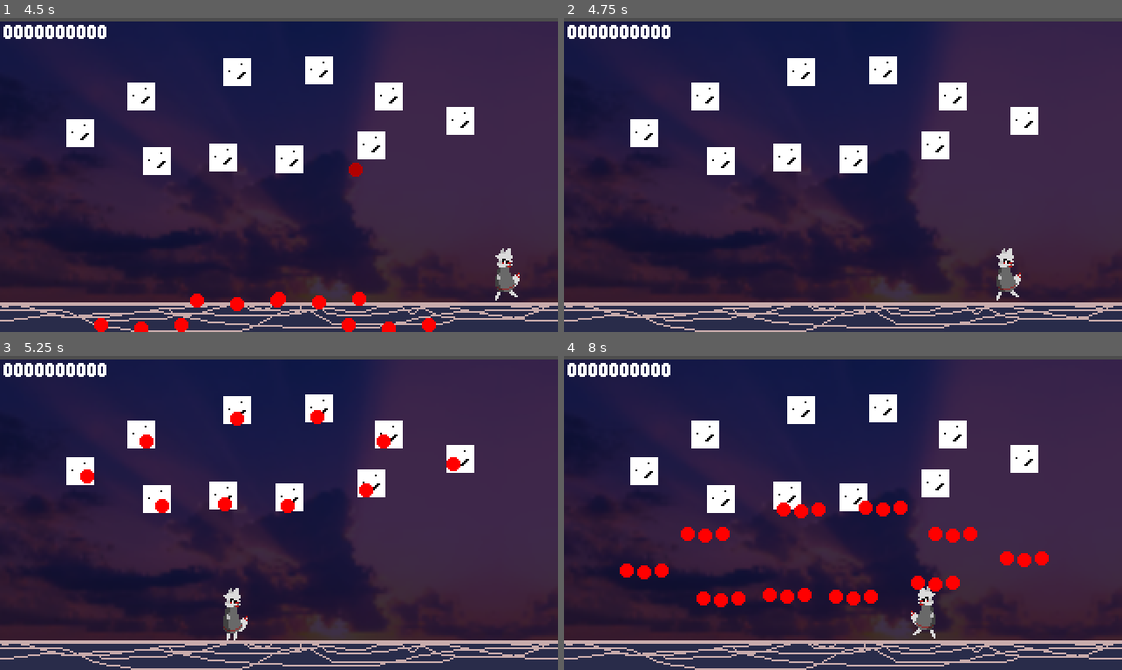
Above: before the commit, frames 1-4 (two rows, left to right).
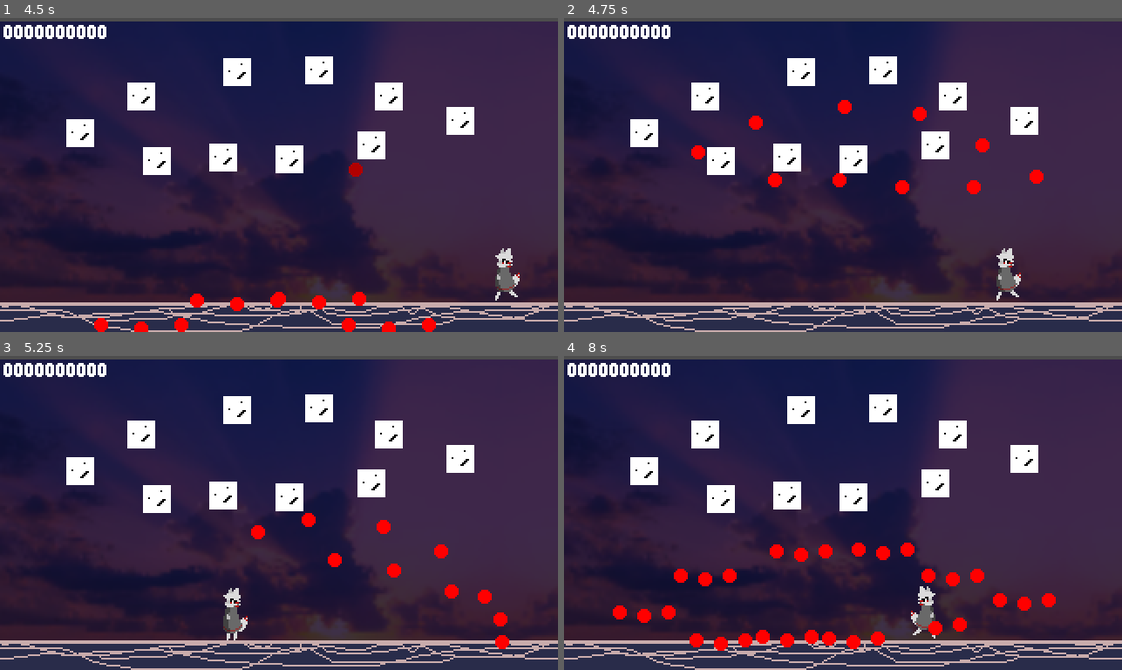
Above: after the commit, the same moments.

Repository: RaineXael/BulletLane
Game: Godot game, scene res://master_scene.tscn
Two runs of this game, one before a commit and one after it. Both use one fixed random seed, a clock stepped at 60 frames per second and the inputs below.
Inputs (mouse positions are in pixels of both pictures, inside the frame that each line leads up to):
- Up to frame 1 (4.5 s): move the mouse to (401, 159) at 0.52 s; hold Right mouse button (dodge) 0.53-1.28 s; hold D (right) 0.53-2.03 s; move the mouse to (167, 190) at 1.27 s; click (167, 190) at 1.35 s; move the mouse to (334, 105) at 2.02 s; hold A (left) 2.03-2.78 s; hold Shift (focus) 2.03-2.78 s; move the mouse to (251, 237) at 2.77 s; hold D (right) 2.78-4.28 s; right-click (251, 237) at 2.85 s; move the mouse to (446, 222) at 3.52 s; press the mouse at (446, 222) at 3.53 s; move the mouse to (111, 127) at 4.27 s; release the mouse at (111, 127) at 4.28 s; hold A (left) from 4.28 s (still down); tap Shift (focus) at 4.35 s
- Up to frame 2 (4.75 s): keep holding A (left)
- Up to frame 3 (5.25 s): move the mouse to (306, 513) at 5.02 s; release A (left) at 5.03 s; hold D (right) from 5.03 s (still down); hold Right mouse button (dodge) from 5.03 s (still down)
- Up to frame 4 (8 s): move the mouse to (759, 434) at 5.77 s; release D (right) at 5.78 s; release Right mouse button (dodge) at 5.78 s; hold A (left) 5.78-7.28 s; click (759, 434) at 5.85 s; move the mouse to (965, 497) at 6.52 s; hold Shift (focus) 6.53-7.28 s; move the mouse to (731, 528) at 7.27 s; hold D (right) from 7.28 s (still down); right-click (731, 528) at 7.35 s

Frame 1 is identical in both runs. In frame 2, 0.9% of the frame differs, in the area x 22-86%, y 26-57%; in frame 3, 1.8%; in frame 4, 5.2%, in the area x 8-89%, y 46-94%.

Commit message:
last commit before the home commute

Diff:
--- a/prefabs/player/enemy.tscn
+++ b/prefabs/player/enemy.tscn
@@ -60,19 +60,25 @@
 
 [node name="AttackPattern2" type="Node" parent="AttackPatternManager"]
 script = ExtResource("4_5d20e")
-time_until_next_attack = 0.8
+time_until_next_attack = 0.1
 metadata/_custom_type_script = "uid://teyuofvdnxxw"
-
-[node name="HomingBulletAttack" type="Node" parent="AttackPatternManager/AttackPattern2"]
-script = ExtResource("6_ygc60")
-metadata/_custom_type_script = "uid://dnytoepu7kk64"
 
 [node name="HomingBulletAttack2" type="Node" parent="AttackPatternManager/AttackPattern2"]
 script = ExtResource("6_ygc60")
 metadata/_custom_type_script = "uid://dnytoepu7kk64"
 
-[node name="HomingBulletAttack3" type="Node" parent="AttackPatternManager/AttackPattern2"]
+[node name="AttackPattern3" type="Node" parent="AttackPatternManager"]
+script = ExtResource("4_5d20e")
+metadata/_custom_type_script = "uid://teyuofvdnxxw"
+
+[node name="HomingBulletAttack" type="Node" parent="AttackPatternManager/AttackPattern3"]
 script = ExtResource("6_ygc60")
+angle_deviance = 10.0
+metadata/_custom_type_script = "uid://dnytoepu7kk64"
+
+[node name="HomingBulletAttack3" type="Node" parent="AttackPatternManager/AttackPattern3"]
+script = ExtResource("6_ygc60")
+angle_deviance = -10.0
 metadata/_custom_type_script = "uid://dnytoepu7kk64"
 
 [connection signal="area_entered" from="Hitbox" to="." method="_on_hitbox_area_entered"]
Not shown, added: audio/game.mp3.import
Not shown, added: audio/game.mp3
